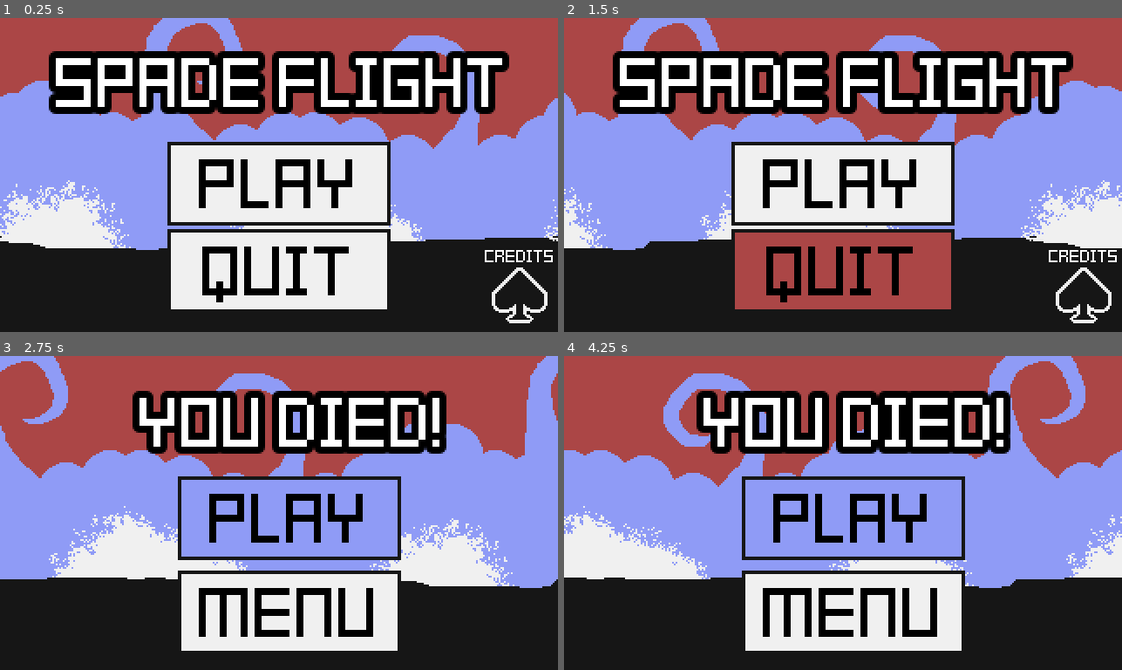
Above: before the commit, frames 1-4 (two rows, left to right).
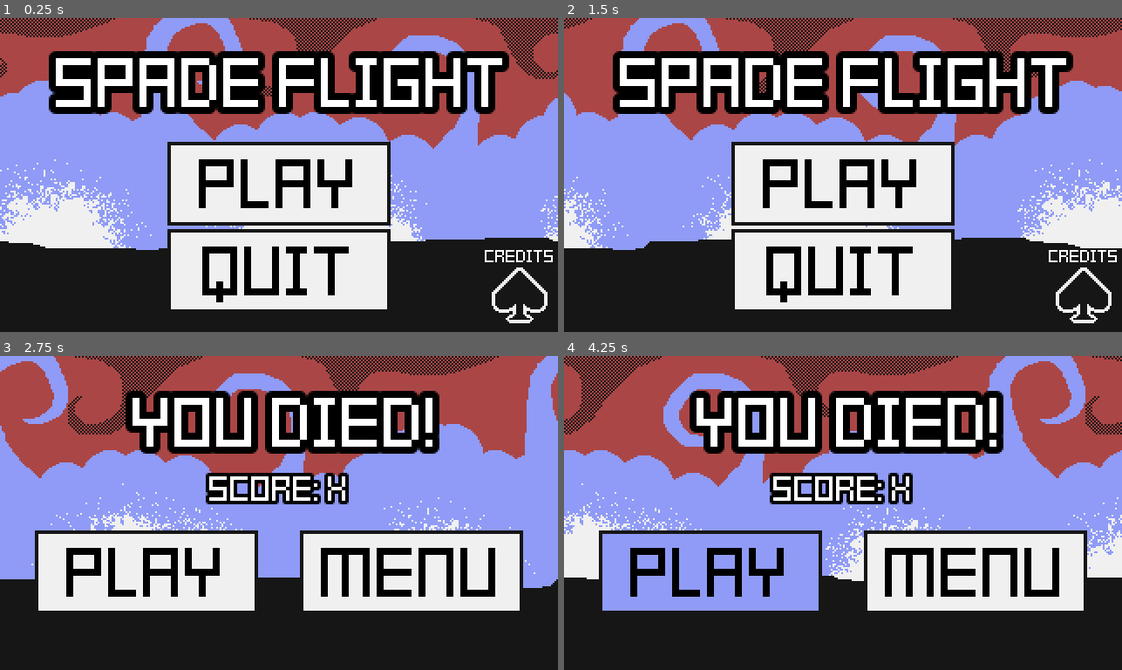
Above: after the commit, the same moments.

Repository: jadicodes/spade-flight
Game: Godot game, scene res://ui_screens/main_menu/main_menu.tscn
The game is run twice, just before and just after one commit, with the same random seed, the same clock (stepped at 60 frames per second) and the same inputs.
Inputs:
- Up to frame 1 (0.25 s): no input
- Up to frame 2 (1.5 s): click "Play" at 0.5 s; click "Menu" at 1.25 s
- Up to frame 3 (2.75 s): click "Play" at 2 s
- Up to frame 4 (4.25 s): click "Play" at 2.75 s; click "Play" at 3.5 s

The runs differ from the first frame. In frame 1, 2.2% of the frame differs, in the area x 0-100%, y 0-72%; in frame 2, 9.8%; in frame 3, 30%; in frame 4, 32%, in the area x 0-100%, y 0-94%.

Commit message:
Change background

Diff:
--- a/project/ui_screens/end_screen/end_screen.tscn
+++ b/project/ui_screens/end_screen/end_screen.tscn
@@ -23,9 +23,9 @@
 [node name="DiedLabel" type="Label" parent="."]
 anchors_preset = 9
 anchor_bottom = 1.0
-offset_left = 63.0
+offset_left = 59.0
 offset_top = 12.0
-offset_right = 274.0
+offset_right = 270.0
 offset_bottom = 60.0
 grow_vertical = 2
 size_flags_horizontal = 4
@@ -40,10 +40,10 @@
 anchors_preset = 5
 anchor_left = 0.5
 anchor_right = 0.5
-offset_left = 102.0
-offset_top = 69.0
-offset_right = 230.0
-offset_bottom = 117.0
+offset_left = 20.0
+offset_top = 100.0
+offset_right = 148.0
+offset_bottom = 148.0
 grow_horizontal = 2
 theme = ExtResource("2_y3bxl")
 texture_normal = ExtResource("3_abmm5")
@@ -67,10 +67,10 @@
 text = "Play"
 
 [node name="MenuButton" type="TextureButton" parent="."]
-offset_left = 102.0
-offset_top = 123.0
-offset_right = 230.0
-offset_bottom = 171.0
+offset_left = 172.0
+offset_top = 100.0
+offset_right = 300.0
+offset_bottom = 148.0
 texture_normal = ExtResource("3_abmm5")
 texture_pressed = ExtResource("4_3nydm")
 texture_hover = ExtResource("7_xc712")
@@ -92,5 +92,16 @@
 theme_override_colors/font_color = Color(0, 0, 0, 1)
 text = "Menu"
 
+[node name="ScoreLabel" type="Label" parent="."]
+offset_left = 120.0
+offset_top = 63.0
+offset_right = 205.0
+offset_bottom = 111.0
+theme = ExtResource("2_y3bxl")
+theme_override_colors/font_outline_color = Color(0, 0, 0, 1)
+theme_override_constants/outline_size = 8
+theme_override_font_sizes/font_size = 16
+text = "Score: X"
+
 [connection signal="pressed" from="PlayAgainButton" to="." method="_on_play_again_button_pressed"]
 [connection signal="pressed" from="MenuButton" to="." method="_on_menu_button_pressed"]
--- a/project/ui_screens/main_menu/main_menu.tscn
+++ b/project/ui_screens/main_menu/main_menu.tscn
@@ -146,6 +146,7 @@
 autowrap_mode = 3
 
 [node name="OKButton" type="TextureButton" parent="CreditsBackground"]
+layout_mode = 0
 offset_left = 144.0
 offset_top = 143.0
 offset_right = 184.0
@@ -153,6 +154,7 @@
 texture_normal = ExtResource("9_202ln")
 
 [node name="Label" type="Label" parent="CreditsBackground/OKButton"]
+layout_mode = 0
 offset_left = 10.0
 offset_top = 8.0
 offset_right = 50.0
Binary file changed: project/common/background.png
Not shown, changed: assets/background.png
